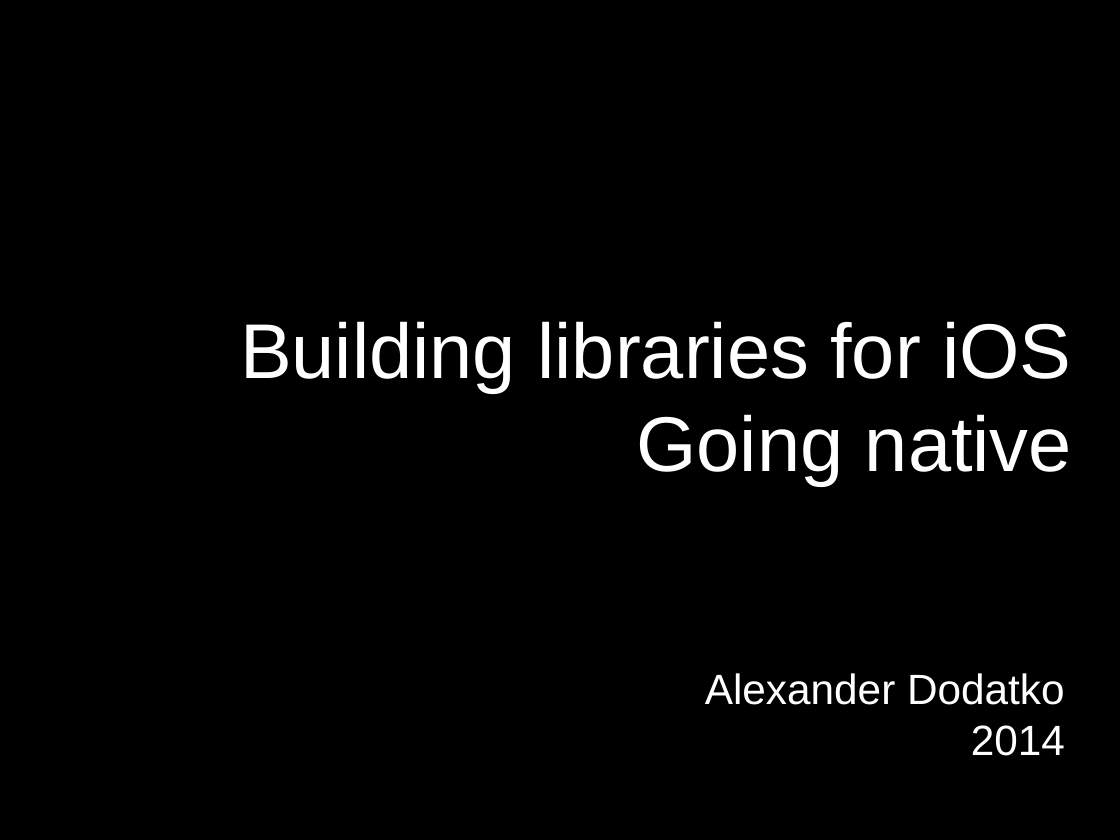
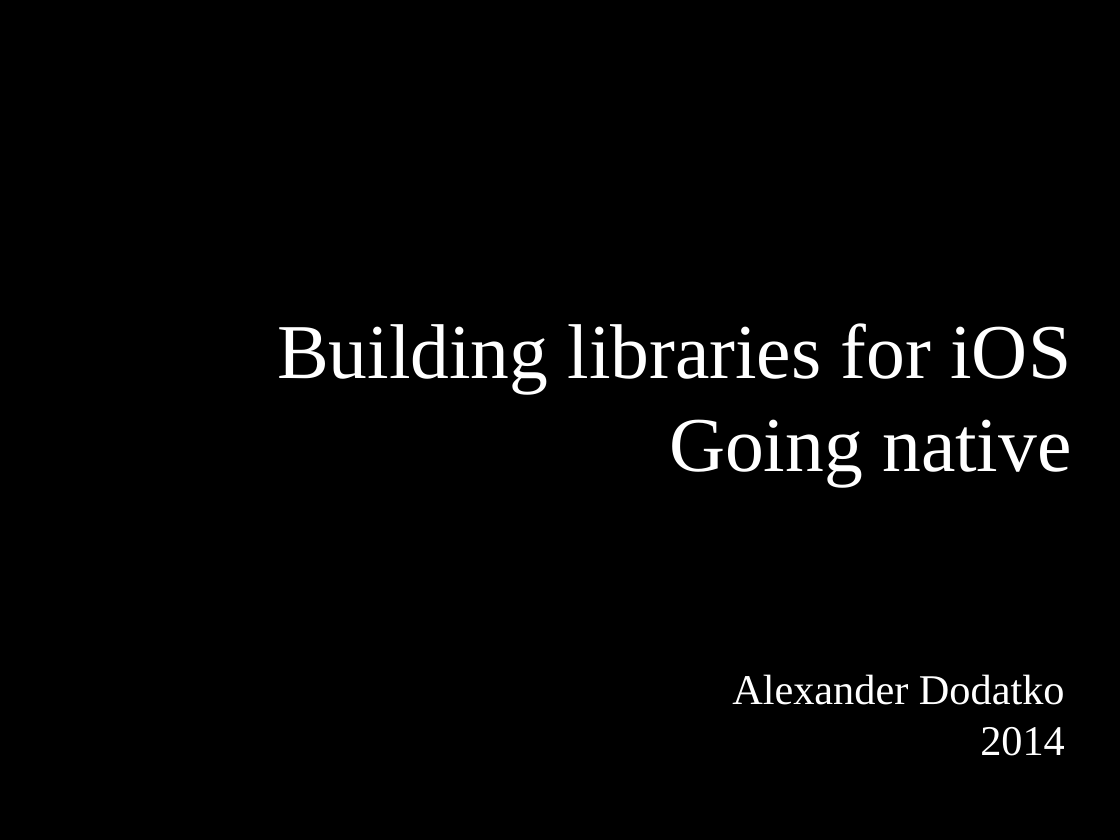
Before and after one commit to dodikk/StaticLib-Slides, a slide deck: slide 1 of Libraries-GoingNative.odp. Drawn at 1120x840 pixels with LibreOffice and Linux fonts; fonts in the diff are those of the drawing. Boxes give left, top, right and bottom in pixels: in the first picture for what was removed or moved away, otherwise in the second. Text is boxed around its words. In the diff, an @@ line names an element or a change of style, - is before the commit and + after.

```diff
--- a/Libraries-GoingNative.odp
+++ b/Libraries-GoingNative.odp
@@ title "Building libraries for iOS Going ..." at (x1=277, y1=323, x2=1072, y2=486): font Arial to Times New Roman @@
@@ title "Alexander Dodatko 2014" at (x1=732, y1=674, x2=1065, y2=756): font Arial to Times New Roman @@
```
Also in this commit, not shown: 28 other slides changed, 1 other file.
